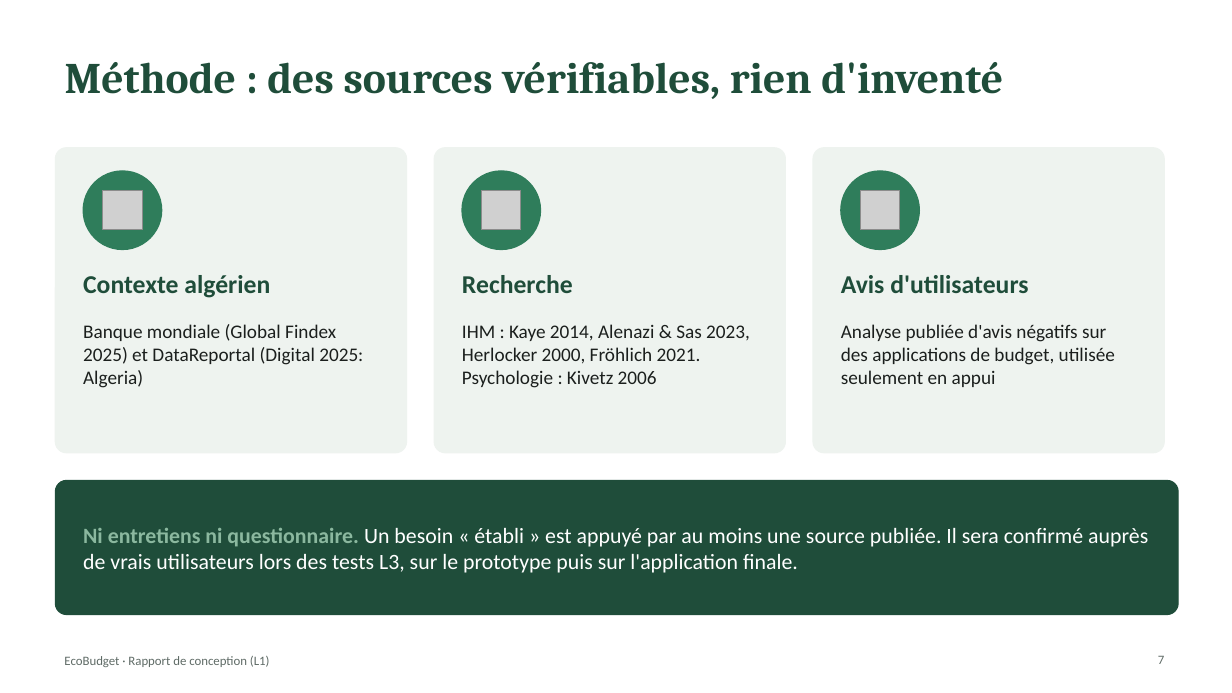
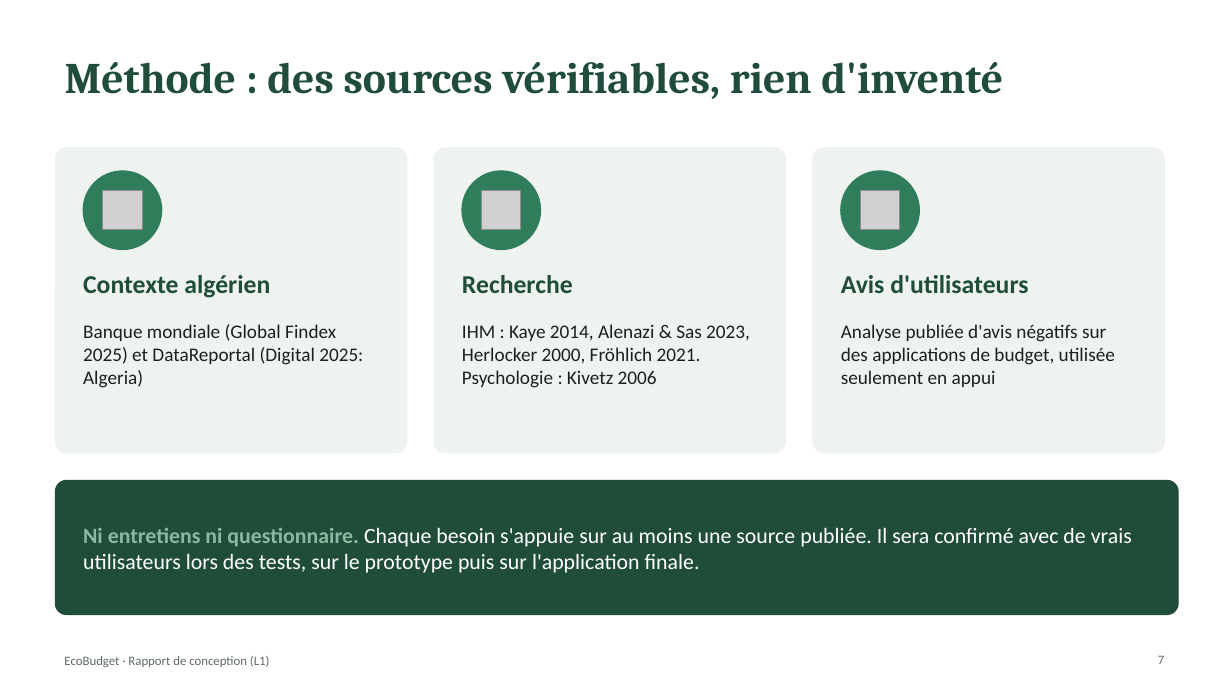
Before and after one commit to kaderouadahi/EcoBudget, a slide deck: slide 7 of livrables/L1_conception.pptx. Drawn at 1232x693 pixels with LibreOffice and Linux fonts; fonts in the diff are those of the drawing; grey boxes stand for pictures. Boxes give left, top, right and bottom in pixels: in the first picture for what was removed or moved away, otherwise in the second. Text is boxed around its words. In the diff, an @@ line names an element or a change of style, - is before the commit and + after.

Commit message:
Personas 1, 2 et 3 fait
Personas 1,2 et 3 ajoutés au rapport de conception + Analyse des besoins mise à jour (forme + problématique)

```diff
--- a/livrables/L1_conception.pptx
+++ b/livrables/L1_conception.pptx
@@ text at box(83, 528, 1132, 573): text changed @@
-Ni entretiens ni questionnaire. Un besoin « établi » est appuyé par au moins une source publiée. Il sera confirmé auprès de vrais utilisateurs lors des tests L3, sur le prototype puis sur l'application finale.
+Ni entretiens ni questionnaire. Chaque besoin s'appuie sur au moins une source publiée. Il sera confirmé avec de vrais utilisateurs lors des tests, sur le prototype puis sur l'application finale.
```
Also in this commit, not shown: 7 other slides changed, 8 slides added, 3 slides removed, 5 other files.
